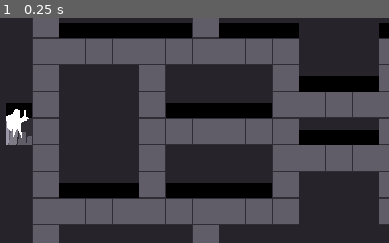
Above: before the commit, frame 1.
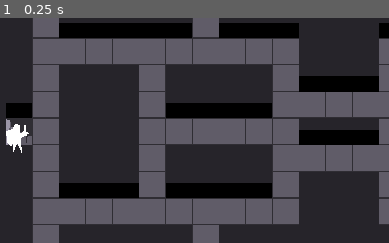
Above: after the commit, the same moment.

Repository: NunoDasNeves/igc-jam-godot-template
Game: Godot game, scene res://main.tscn
Two runs of this game, one before a commit and one after it. Both use one fixed random seed, a clock stepped at 60 frames per second and the inputs below.
Inputs:
- Up to frame 1 (0.25 s): no input
The pictures show only the part of the screen within x 0-50%, y 25-75%; the shares and areas given below are measured in that part.

The runs differ from the first frame. In frame 1, 0.6% of the frame differs, in the area x 1-8%, y 40-60%.

Commit message:
Added Collision layers, created raycast, Started Hero AI

Diff:
--- a/entities/chest/chest.tscn
+++ b/entities/chest/chest.tscn
@@ -1,6 +1,6 @@
 [gd_scene load_steps=3 format=3 uid="uid://bq3uou3pscid6"]
 
-[ext_resource type="Script" uid="uid://b6bqs3sk5odvn" path="res://entities/entity.gd" id="1_s5oot"]
+[ext_resource type="Script" path="res://entities/entity_class.gd" id="1_s5oot"]
 
 [sub_resource type="CircleShape2D" id="CircleShape2D_kleto"]
 radius = 19.88
--- a/entities/hero/hero.tscn
+++ b/entities/hero/hero.tscn
@@ -2,10 +2,14 @@
 
 [ext_resource type="Script" path="res://entities/hero/hero_class.gd" id="1_qxmll"]
 
-[sub_resource type="CircleShape2D" id="CircleShape2D_kleto"]
-radius = 15.0333
+[sub_resource type="CapsuleShape2D" id="CapsuleShape2D_iom2f"]
+radius = 11.0
+height = 36.0
 
 [node name="Hero" type="CharacterBody2D"]
+position = Vector2(0, 34)
+collision_layer = 2
+collision_mask = 3
 script = ExtResource("1_qxmll")
 
 [node name="Polygon2D" type="Polygon2D" parent="."]
@@ -14,4 +18,35 @@
 polygon = PackedVector2Array(148, 573, 153.699, 558.956, 160, 572, 159, 552, 164, 549, 164, 550, 166, 550, 167, 547, 169, 547, 169, 545, 166, 544, 164, 528, 163, 543, 159, 544, 160, 545, 162, 545, 158, 546, 157, 535, 151, 533, 148, 540, 139, 543, 141, 558, 146, 563, 148, 560)
 
 [node name="CollisionShape2D" type="CollisionShape2D" parent="."]
-shape = SubResource("CircleShape2D_kleto")
+position = Vector2(0, -34)
+shape = SubResource("CapsuleShape2D_iom2f")
+
+[node name="RayCast2D" type="RayCast2D" parent="."]
+unique_name_in_owner = true
+position = Vector2(0, -34)
+target_position = Vector2(125, 0)
+collision_mask = 3
+
+[node name="RayCast2D2" type="RayCast2D" parent="."]
+unique_name_in_owner = true
+position = Vector2(0, -34)
+target_position = Vector2(123, -16)
+collision_mask = 3
+
+[node name="RayCast2D4" type="RayCast2D" parent="."]
+unique_name_in_owner = true
+position = Vector2(0, -34)
+target_position = Vector2(122, -8)
+collision_mask = 3
+
+[node name="RayCast2D5" type="RayCast2D" parent="."]
+unique_name_in_owner = true
+position = Vector2(0, -34)
+target_position = Vector2(122, 6)
+collision_mask = 3
+
+[node name="RayCast2D3" type="RayCast2D" parent="."]
+unique_name_in_owner = true
+position = Vector2(0, -34)
+target_position = Vector2(126, 12)
+collision_mask = 3
--- a/entities/hero/hero_class.gd
+++ b/entities/hero/hero_class.gd
@@ -1,11 +1,40 @@
-class_name Hero extends Entity
+class_name Hero
+extends Entity
 
+@export_enum("Idle", "Exploring", "Chasing", "Action")
+var hero_state: int
 
-# Called when the node enters the scene tree for the first time.
+@onready var vision: RayCast2D = %RayCast2D
+
 func _ready() -> void:
-	pass # Replace with function body.
+	pass
 
+func _process(delta: float) -> void:
+	# If not in Idle state (0), handle other states
+	if hero_state != 0:
+		if hero_state == 1:
+			var searching_target = hero_looking()
+			if searching_target == Mimic:
+				hero_state = 2
+				# call function to chase here
+			else:
+				# move towards the player (or do something else)
+				pass
 
-# Called every frame. 'delta' is the elapsed time since the previous frame.
-func _process(delta: float) -> void:
-	pass
+		if hero_state == 3:
+			# "Action" state
+			# e.g., check if player is within range:
+			#   if in range -> attack
+			#   else move closer
+			pass
+
+func hero_looking() -> Entity:
+	# RayCast2D will detect any collider it sees in its path
+	var entity_seen = vision.get_collider()
+
+	if entity_seen == null:
+		print("Hero sees nothing.")
+		return null
+	else:
+		print("Hero sees:", entity_seen)
+		return entity_seen
--- a/main.tscn
+++ b/main.tscn
@@ -32,7 +32,7 @@
 script = ExtResource("4_ixft2")
 
 [node name="Hero" parent="World/Entities" instance=ExtResource("5_an6f7")]
-position = Vector2(91, 552)
+position = Vector2(91, 588)
 
 [node name="Mimic" parent="World/Entities" instance=ExtResource("6_2hlvy")]
 position = Vector2(1184, 740)
--- a/project.godot
+++ b/project.godot
@@ -66,6 +66,15 @@
 ]
 }
 
+[layer_names]
+
+2d_physics/layer_1="Player"
+2d_physics/layer_2="Mob"
+2d_physics/layer_3="Object"
+2d_physics/layer_4="Projectile"
+2d_physics/layer_5="UI"
+2d_physics/layer_6="MSC"
+
 [rendering]
 
 textures/canvas_textures/default_texture_filter=0
